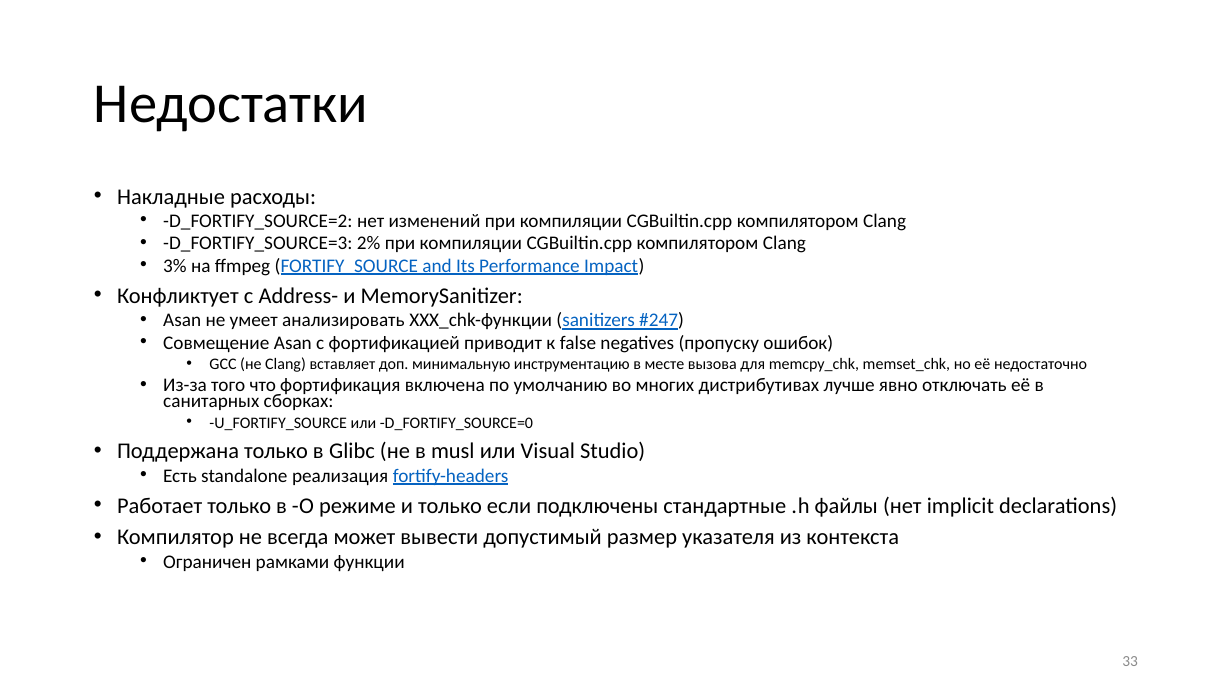
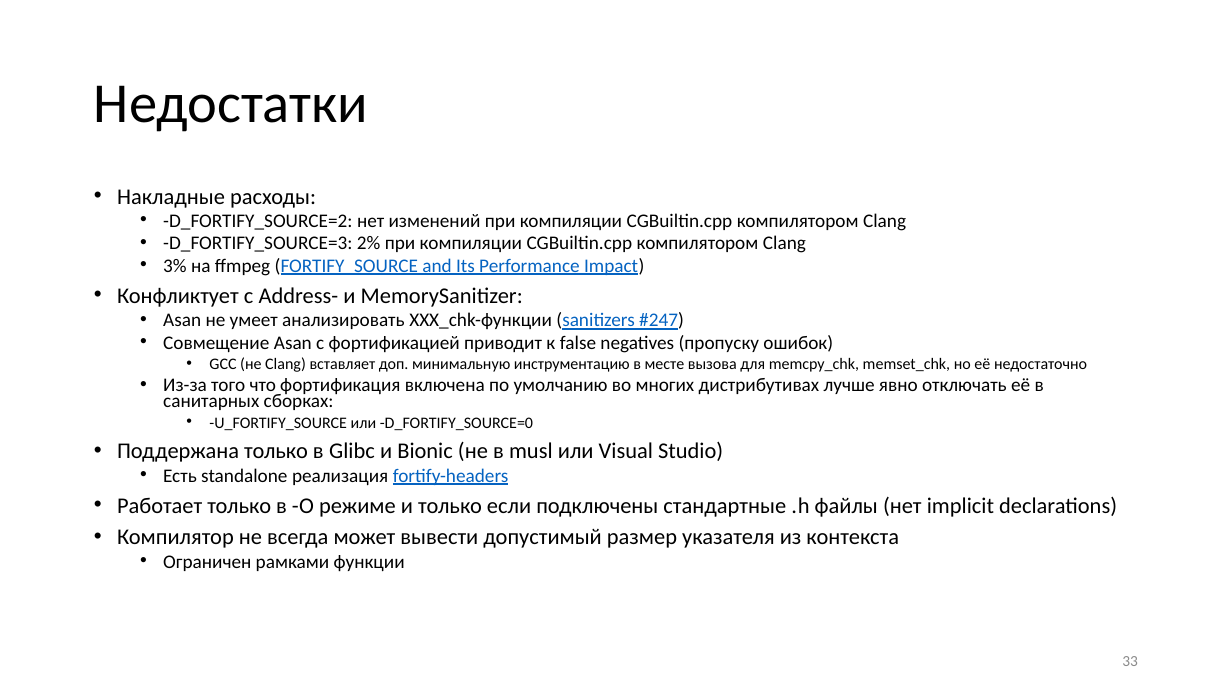
Before and after one commit to yugr/slides, a slide deck: slide 33 of CppZeroCost/2025/RU.pptx. Drawn at 1232x693 pixels with LibreOffice and Linux fonts; fonts in the diff are those of the drawing. Boxes give left, top, right and bottom in pixels: in the first picture for what was removed or moved away, otherwise in the second. Text is boxed around its words. In the diff, an @@ line names an element or a change of style, - is before the commit and + after.

Commit message:
Mention _FORTIFY_SOURCE in Bionic.

```diff
--- a/CppZeroCost/2025/RU.pptx
+++ b/CppZeroCost/2025/RU.pptx
@@ text at [117,441,723,462]: text changed @@
-• Поддержана только в Glibc (не в musl или Visual Studio)
+• Поддержана только в Glibc и Bionic (не в musl или Visual Studio)
```
Also in this commit, not shown: 1 other file.
